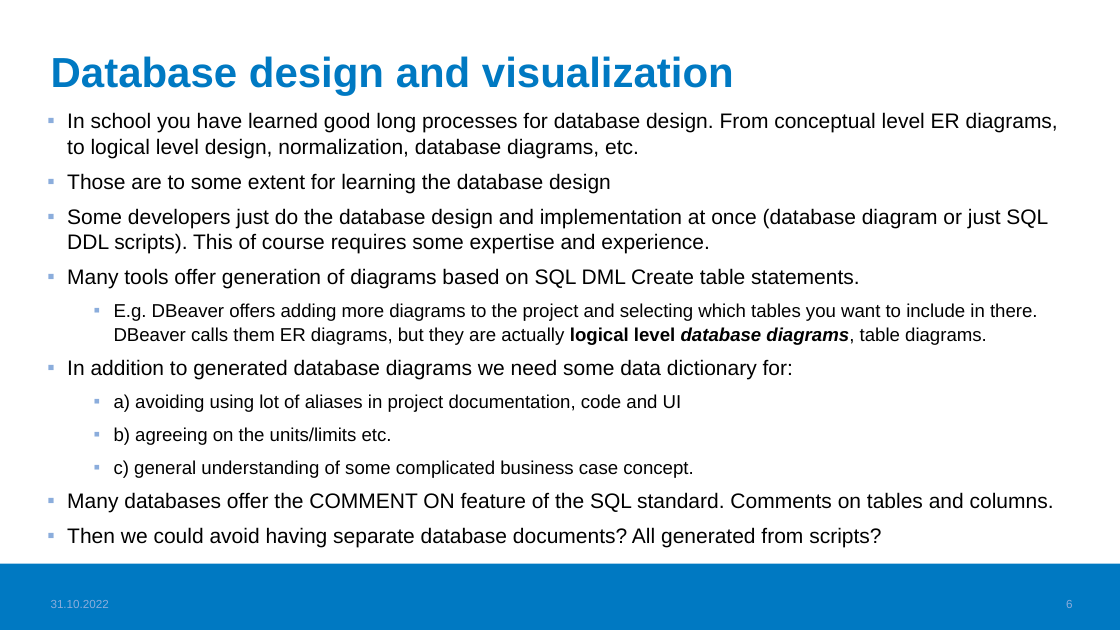
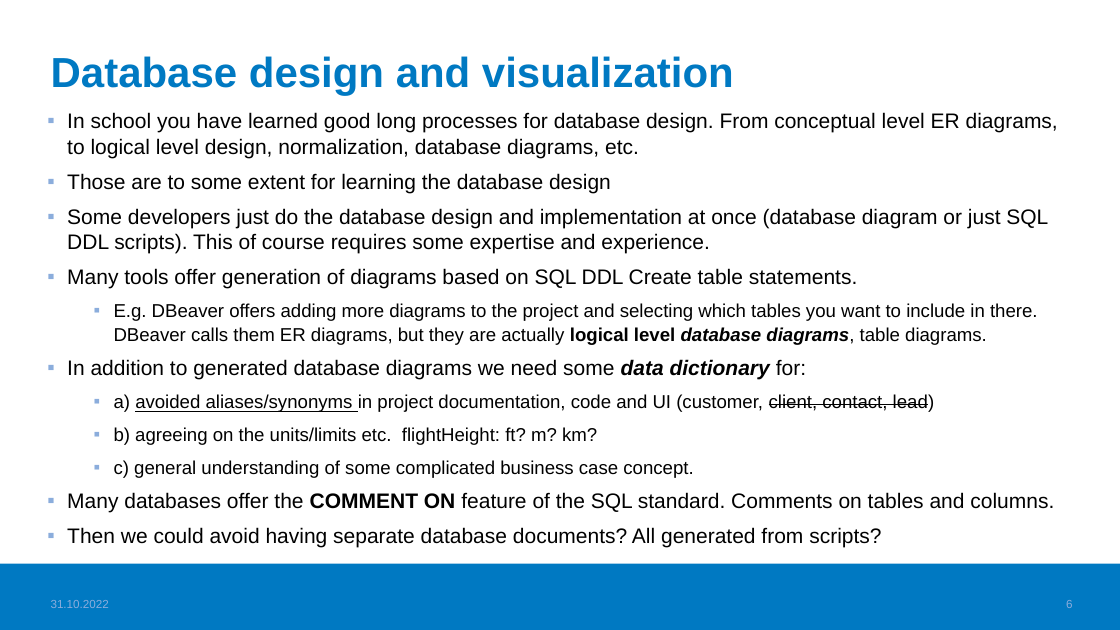
Before and after one commit to haagahelia/ohke-teknologiat, a slide deck: slide 6 of 06_ohjelmistoarkkitehtuurit_ja_patternit/documentation_principles_for_sw_projects.pptx. Drawn at 1120x630 pixels with LibreOffice and Linux fonts; fonts in the diff are those of the drawing; background and template pictures are left out. Boxes give left, top, right and bottom in pixels: in the first picture for what was removed or moved away, otherwise in the second. Text is boxed around its words. In the diff, an @@ line names an element or a change of style, - is before the commit and + after.

Commit message:
Project documentation philosophy first' complete version ready

```diff
--- a/06_ohjelmistoarkkitehtuurit_ja_patternit/documentation_principles_for_sw_projects.pptx
+++ b/06_ohjelmistoarkkitehtuurit_ja_patternit/documentation_principles_for_sw_projects.pptx
@@ text at [67, 268, 857, 289]: text changed @@
-▪ Many tools offer generation of diagrams based on SQL DML Create table statements.
+▪ Many tools offer generation of diagrams based on SQL DDL Create table statements.
@@ text at [67, 359, 1054, 513]: bold on in "data dictionary", "COMMENT ON"; italic on in "data dictionary" @@
@@ text at [114, 394, 935, 445]: text changed @@
-  ▪ a) avoiding using lot of aliases in project documentation, code and UI
-  ▪ b) agreeing on the units/limits etc.
+  ▪ a) avoided aliases/synonyms in project documentation, code and UI (customer, client, contact, lead)
+  ▪ b) agreeing on the units/limits etc. flightHeight: ft? m? km?
```
Also in this commit, not shown: 5 other slides changed, 1 other file.
